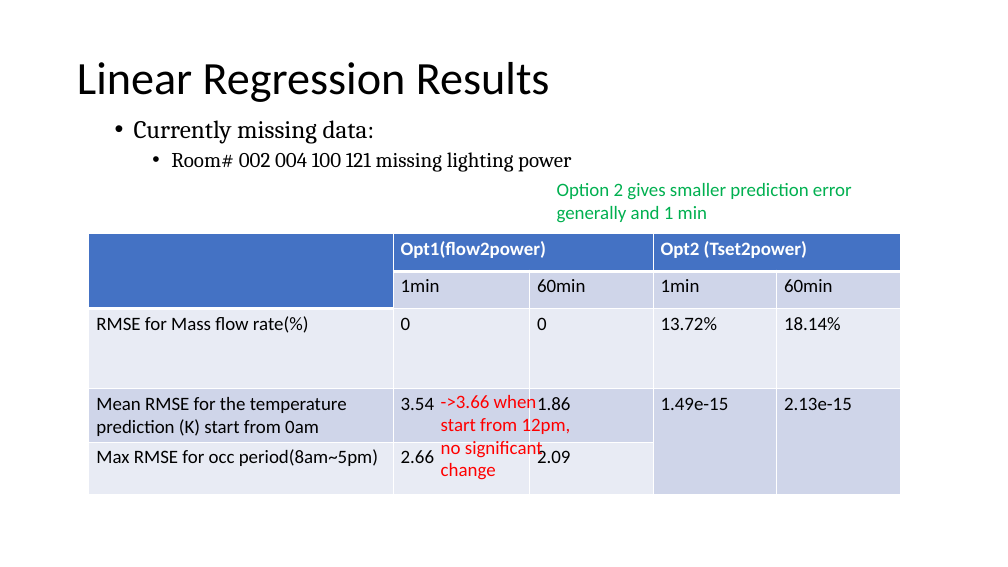
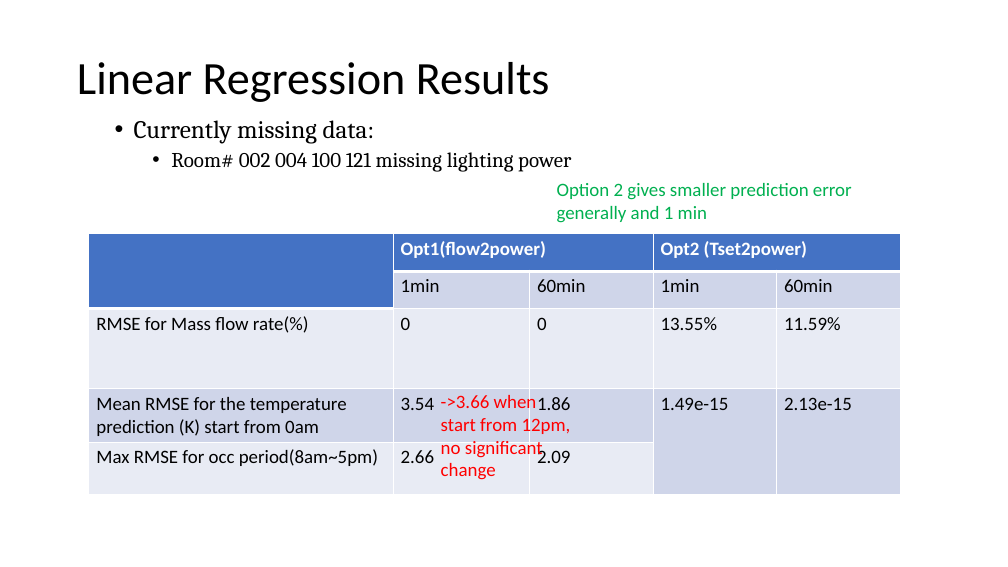
Before and after one commit to jackybowen/Stochastic_MPC_TES, a slide deck: slide 2 of Regression_test/Stochastic_TESS_Slide1.pptx. Drawn at 1008x567 pixels with LibreOffice and Linux fonts; fonts in the diff are those of the drawing. Boxes give left, top, right and bottom in pixels: in the first picture for what was removed or moved away, otherwise in the second. Text is boxed around its words. In the diff, an @@ line names an element or a change of style, - is before the commit and + after.

```diff
--- a/Regression_test/Stochastic_TESS_Slide1.pptx
+++ b/Regression_test/Stochastic_TESS_Slide1.pptx
@@ table at [89, 234, 899, 495] @@
-row 3, column 4: 13.72%
+row 3, column 4: 13.55%
-row 3, column 5: 18.14%
+row 3, column 5: 11.59%
```
Also in this commit, not shown: 11 other files.
